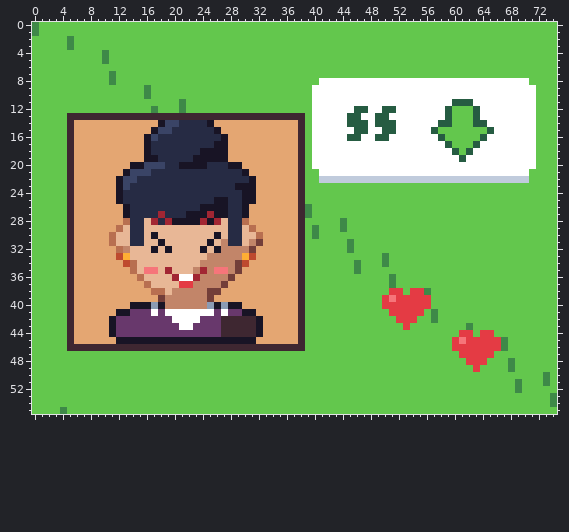
One commit to this pixel-art file: art/cards/card-sweet-talker.aseprite. The picture above was drawn from the file before the commit.
75x56 pixels, 1 frame.
Now the later version:
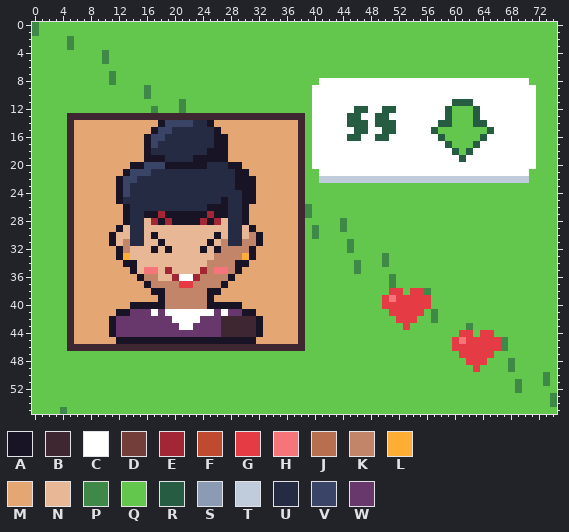
Palette (. is transparent): A #181425  B #3e2731  C #ffffff  D #733e39  E #a22633  F #be4a2f  G #e43b44  H #f6757a  J #b86f50  K #c28569  L #feae34  M #e4a672  N #e8b796  P #3e8948  Q #63c74d  R #265c42  S #8b9bb4  T #c0cbdc  U #262b44  V #3a4466  W #68386c
Diff:
Changed rows in their new state; - is an unchanged pixel.
first column x 11:
14 ----------VV----------
16 -------V-------A------
17 ------V---------------
18 -------------U--------
19 -------A--------------
20 --------AA------------
21 ------------------A---
22 ------------------AA--
24 --V-------------------
25 ---------------U------
26 -------------U--------
27 -----AA-AAA-----------
28 --A----A-----------A--
29 -A------------------A-
30 A-------------------KA
31 A-K----------------K-A
32 -A------------------A-
33 -A------------N-----A-
34 --AA---------N----AA--
35 ---A--------N-----A---
36 ----AKK----------A----
37 -----AKKKK------A-----
38 ------AAK-----AA------
39 -------A------A-------
40 ------A-------A-A-----
Changed places in both pictures, as pixel boxes (x1, y1, x2, y2):
changed: (109, 120, 263, 309)
